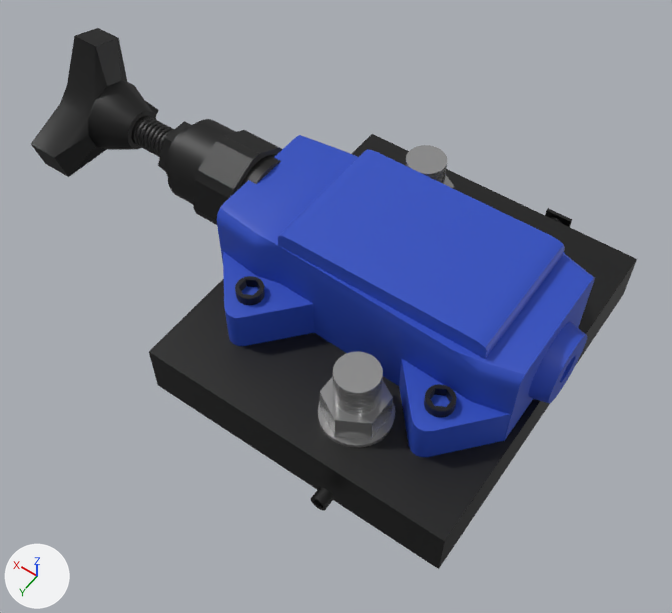
The glTF model 03/assets/03.glb, before and after one commit.
Before and after are seen from a camera (50 mm lens) standing at (-5.16, 9.52, 15.36) and looking at (1.3, 0.46, 1.13). Lighting does not change. The marker at lower left points along +X, +Y and +Z. Where no turn or scale is listed for an object, it has been applied to the vertices. Vertices at the same position are counted once.
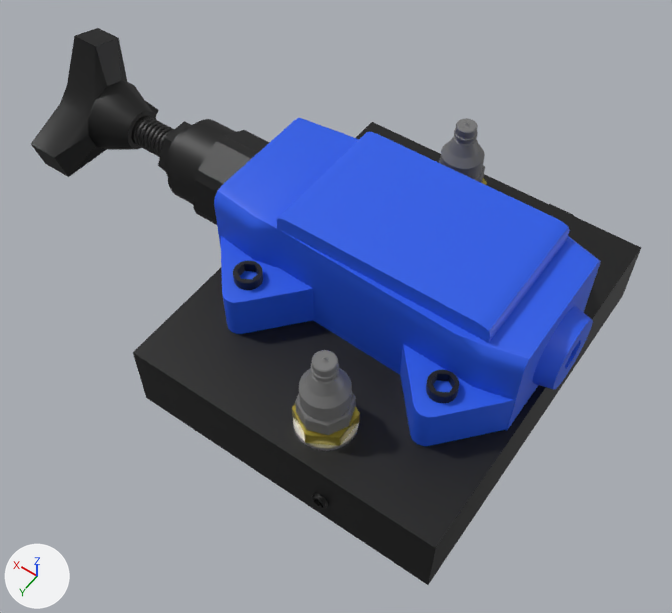
The newer file is also turned or shifted as a whole; pictures and numbers use the older file's frame.

What differs and where, as boxes [x1, y1, x2, y2] in the pictures (672 x 613 px; the box of a moved part takes in the faces that stretch with it):
'Cylinder.007', recoloured, moved: before [217, 135, 595, 457]; after [214, 118, 601, 446]
'Cube.001', rescaled (6% taller): before [149, 134, 637, 569]; after [133, 122, 641, 585]
'Cylinder.006', reshaped: before [318, 145, 454, 448]; after [295, 392, 356, 435]
'Cylinder.008', added: after [299, 350, 352, 421]
'Cylinder.002', added: after [440, 118, 485, 180]
'Cylinder.005', added (yellow): after [292, 405, 360, 451]
    faces in mat_material_022 (picture img_brass): [292, 405, 360, 446]
    faces in mat_material_021 (picture img_steel): [293, 418, 359, 451]
'Cylinder', added: after [439, 160, 485, 183]
'Cylinder.001', added: after [482, 178, 487, 185]
part 1 of me_cylinder_010, deleted: before [405, 145, 447, 184]
part 2 of me_cylinder_010, deleted: before [318, 402, 395, 448]
part 3 of me_cylinder_010, deleted: before [320, 377, 393, 440]
part 4 of me_cylinder_010, deleted: before [445, 176, 454, 189]
part 5 of me_cylinder_010, moved or reshaped: before [333, 351, 383, 415]; after [295, 392, 356, 435]

The edits, one by one:
Picture 'black' (img_black) is new.
Picture 'brass' (img_brass) is new.
Picture 'steel' (img_steel) is new.
Material 'Material.008' (mat_material_008) changes colour from blue #2a4cc0 to blue #245ae7; in linear values from (0.0232, 0.0728, 0.526) to (0.0177, 0.103, 0.8).
Material 'Material.023' (mat_material_023) is new.
Its base color is (0.164, 0.164, 0.164) (grey #717171).
Material 'Material.024' (mat_material_024) is new.
Its base color is (0.175, 0.175, 0.175) (grey #747474).
Material 'Material.020' (mat_material_020) is new.
Its texture is img_black.
Material 'Material.022' (mat_material_022) is new.
Its texture is img_brass.
Its metallic is 0.462.
Its roughness is 0.147.
Material 'Material.021' (mat_material_021) is new.
Its texture is img_steel.
Its metallic is 0.876.
Its roughness is 0.275.
me_cylinder_010 is used by ob_cylinder_006; location (2.11, -1.82, 2.14).
me_cylinder_010 had 2136 vertices, 4248 faces and spanned x -3.26..-0.15, y -1.43..4.84, z -0.81..0.54.
me_cylinder_010 no longer uses material mat_material_012 (grey #aaaaaa).
me_cylinder_010 now has 1218 vertices, 2340 faces and spans x -2.87..-1.88, y 4.28..5.27, z -0.06..0.32.
me_cylinder_010 part 1: the loose piece of 992 vertices spanning x -1.24..-0.42, y -1.17..-0.35, z -0.16..0.54 is deleted.
me_cylinder_010 part 2: the loose piece of 64 vertices spanning x -3.26..-1.92, y 3.49..4.84, z -0.81..-0.68 is deleted.
me_cylinder_010 part 3: the loose piece of 12 vertices spanning x -3.12..-2.04, y 3.56..4.8, z -0.68..-0.13 is deleted.
me_cylinder_010 part 4: the loose piece of 12 vertices spanning x -1.36..-0.28, y -1.37..-0.13, z -0.68..-0.13 is deleted.
me_cylinder_010 part 5: 989 vertices removed from x -3.0..-2.18, y 3.76..4.57, z -0.16..0.54; 1119 vertices added at x -2.87..-1.88, y 4.28..5.27, z -0.06..0.32.
me_cylinder_010 now uses material mat_material_023 (grey #717171).
Mesh me_cylinder_012 is new.
It has 680 vertices, 1318 faces and spans x -0.424..0.424, y -0.424..0.424, z -0.196..0.927.
It uses material mat_material_024 (grey #747474).
Mesh me_cylinder_009 is new.
It has 1612 vertices, 3170 faces and spans x -0.56..0.551, y -0.567..0.567, z -0.281..0.697.
Faces by material slot: [188, 248, 2734].
It uses material mat_material_020 (picture img_black).
It uses material mat_material_021 (picture img_steel).
It uses material mat_material_022 (picture img_brass).
Mesh me_cylinder_005 is new.
It has 1218 vertices, 2340 faces and spans x -0.494..0.494, y -0.494..0.494, z -0.191..0.191.
It uses material mat_material_023 (grey #717171).
Object 'Cube.001' (ob_cube_001) is rescaled from (0.29, 0.467, 0.0935) to (0.29, 0.487, 0.125).
Object 'Cylinder.007' (ob_cylinder_007) moves from (2.22, -1.82, 2.24) to (2.22, -1.82, 2.67).
Object 'Cylinder.008' (ob_cylinder_008) is new; it shows me_cylinder_012.
Its location is (-0.27, 2.96, 2.63).
Object 'Cylinder.005' (ob_cylinder_005) is new; it shows me_cylinder_009.
Its location is (-0.27, 2.96, 1.99).
Object 'Cylinder.002' (ob_cylinder_002) is new; it shows a copy of me_cylinder_012.
Its location is (0.72, -2.98, 2.63).
Object 'Cylinder' (ob_cylinder) is new; it shows me_cylinder_005.
Its location is (0.72, -2.98, 2.28).
Object 'Cylinder.001' (ob_cylinder_001) is new; it shows a copy of me_cylinder_009.
Its location is (0.72, -2.98, 1.99).
